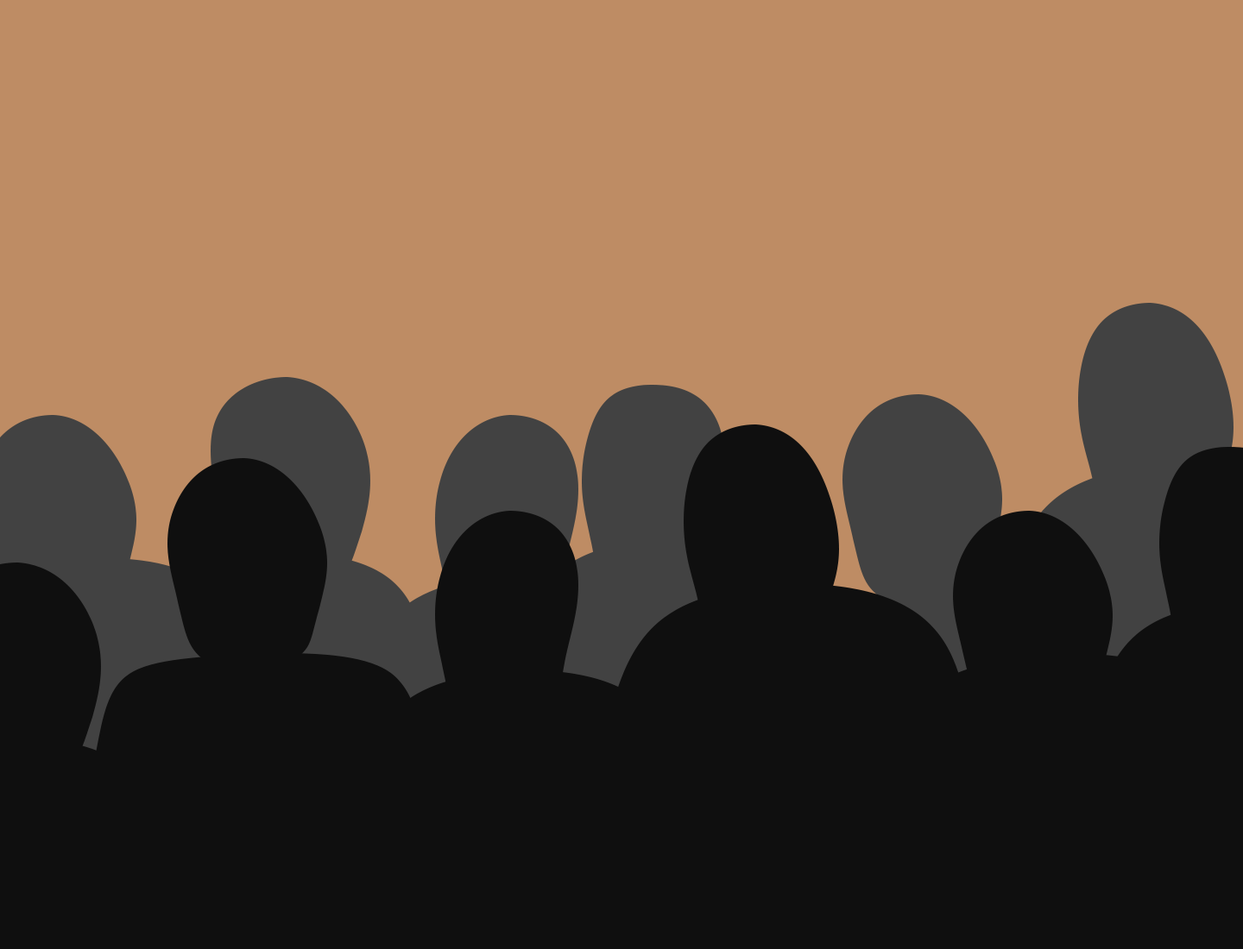
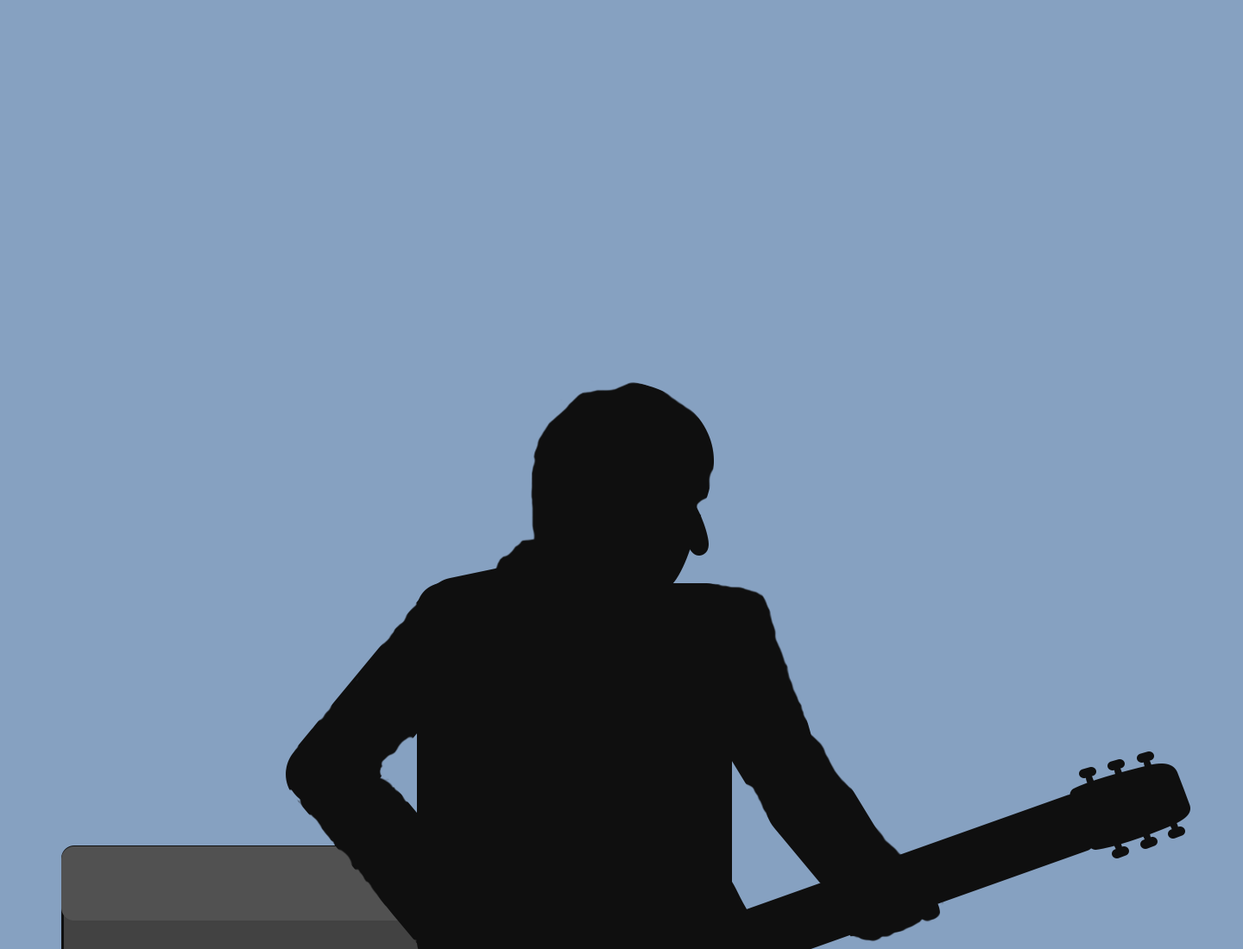
Before/after of a 1243×949 layered artwork. What changed in the layer stack:
showed group "Practice" (33 layers) over [0, 0, 1243, 949]
hid group "Crowd" (31 layers) over [0, 0, 1243, 949]
painted on "Ellipse 1 copy 14" (1st of 2, in "Crowd" › "Group 1") over [1158, 446, 1233, 655]
painted on "Ellipse 1 copy 12" (1st of 2, in "Crowd" › "Group 1") over [952, 510, 1088, 725]
painted on "Ellipse 1 copy 11" (1st of 2, in "Crowd" › "Group 1") over [877, 654, 1149, 906]
painted on "Ellipse 1 copy 9" (1st of 2, in "Crowd" › "Group 1") over [684, 434, 839, 641]
painted on "Ellipse 1 copy 6" (1st of 2, in "Crowd" › "Group 1") over [215, 654, 424, 947]
painted on "Ellipse 1 copy 3" (1st of 2, in "Crowd" › "Group 1") over [169, 458, 283, 674]
painted on "Ellipse 1 copy 2" (1st of 2, in "Crowd" › "Group 1") over [7, 562, 101, 765]
painted on "Ellipse 1 copy 14" (2nd of 2, in "Crowd" › "Group 1 copy") over [582, 384, 721, 593]
painted on "Ellipse 1 copy 13" (2nd of 2, in "Crowd" › "Group 1 copy") over [527, 538, 825, 907]
painted on "Ellipse 1 copy 12" (2nd of 2, in "Crowd" › "Group 1 copy") over [0, 436, 94, 630]
painted on "Ellipse 1 copy 11" (2nd of 2, in "Crowd" › "Group 1 copy") over [171, 566, 243, 831]
painted on "Ellipse 1 copy 10" (2nd of 2, in "Crowd" › "Group 1 copy") over [1076, 463, 1243, 947]
painted on "Ellipse 1 copy 9" (2nd of 2, in "Crowd" › "Group 1 copy") over [1089, 303, 1228, 519]
painted on "Ellipse 1 copy 8" (2nd of 2, in "Crowd" › "Group 1 copy") over [350, 585, 447, 877]
painted on "Ellipse 1 copy 6" (2nd of 2, in "Crowd" › "Group 1 copy") over [945, 590, 1110, 884]
painted on "Ellipse 1 copy 3" (2nd of 2, in "Crowd" › "Group 1 copy") over [860, 397, 986, 590]
painted on "Ellipse 1 copy 5" (2nd of 2, in "Crowd" › "Group 1 copy") over [189, 557, 416, 949]
painted on "Ellipse 1 copy 2" (2nd of 2, in "Crowd" › "Group 1 copy") over [210, 395, 371, 491]
…and 9 more changes (1 added, 8 painted)
